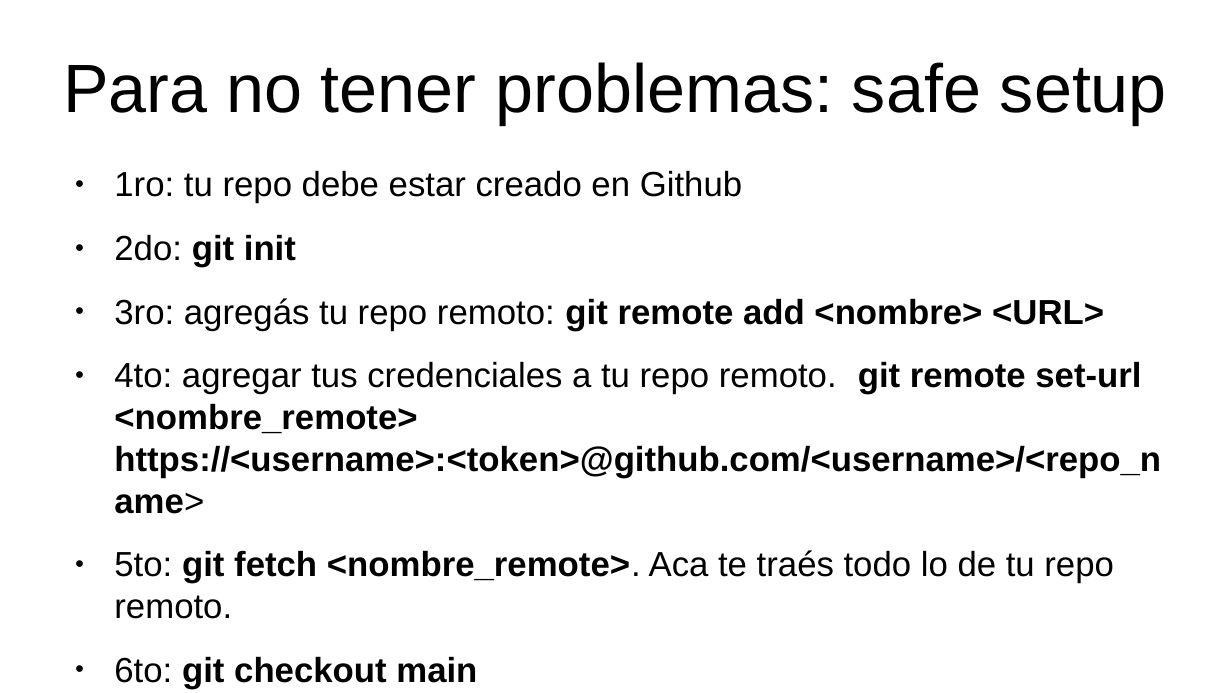
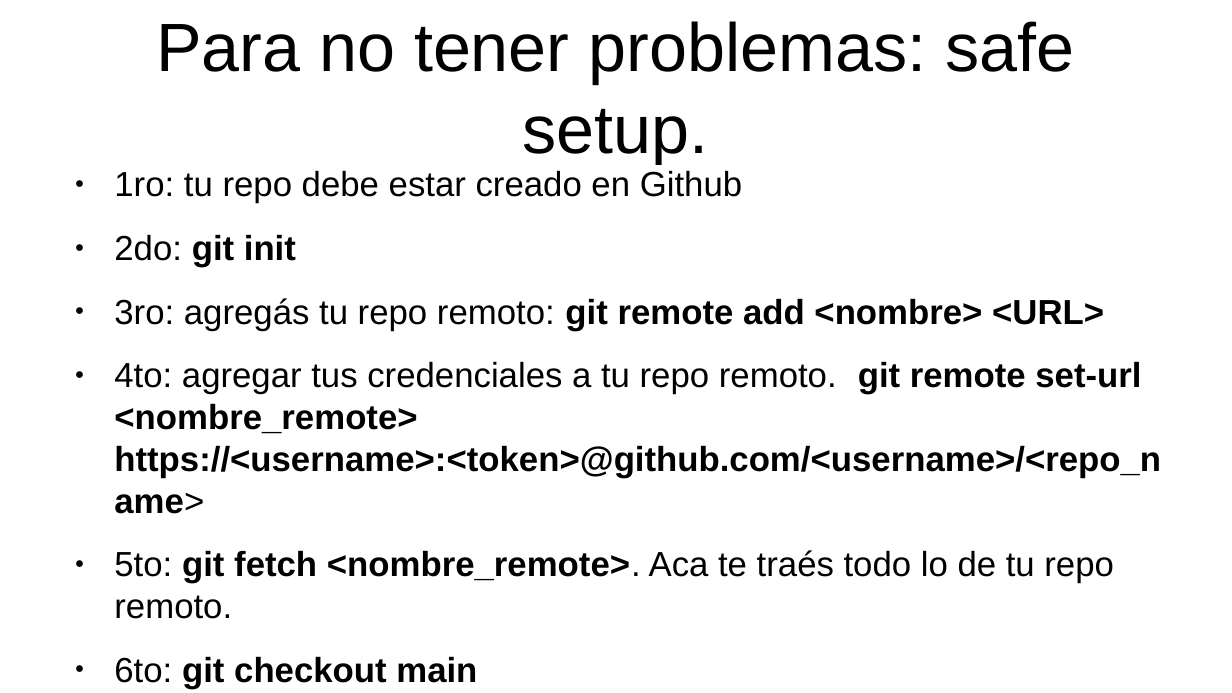
Before and after one commit to map-utdt/prueba, a slide deck: slide 13 of clase-git_github.odp. Drawn at 1232x693 pixels with LibreOffice and Linux fonts; fonts in the diff are those of the drawing. Boxes give left, top, right and bottom in pixels: in the first picture for what was removed or moved away, otherwise in the second. Text is boxed around its words. In the diff, an @@ line names an element or a change of style, - is before the commit and + after.

```diff
--- a/clase-git_github.odp
+++ b/clase-git_github.odp
@@ title at (x1=156, y1=21, x2=1074, y2=165): text changed @@
-Para no tener problemas: safe setup
+Para no tener problemas: safe setup.
```
Also in this commit, not shown: 1 other file.
